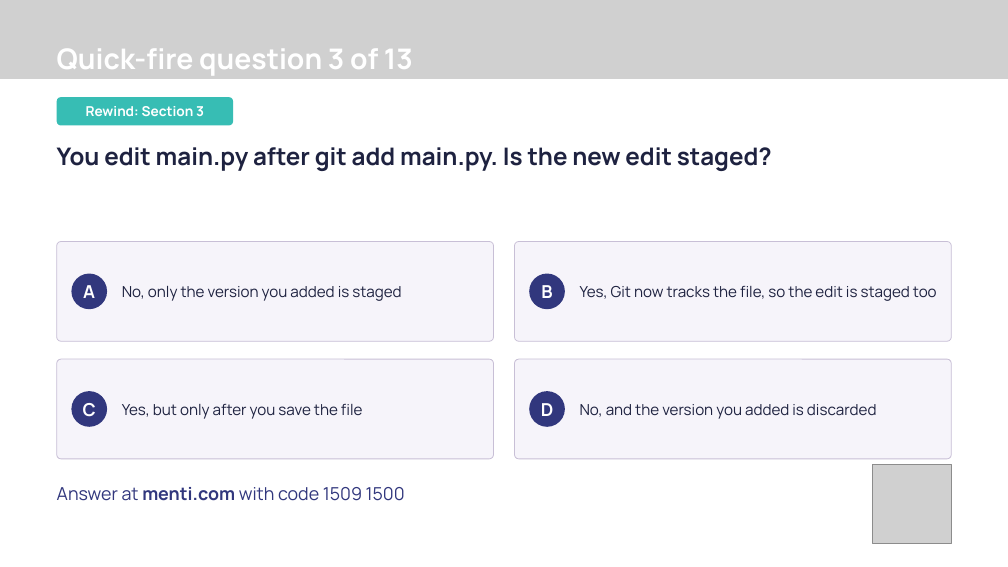
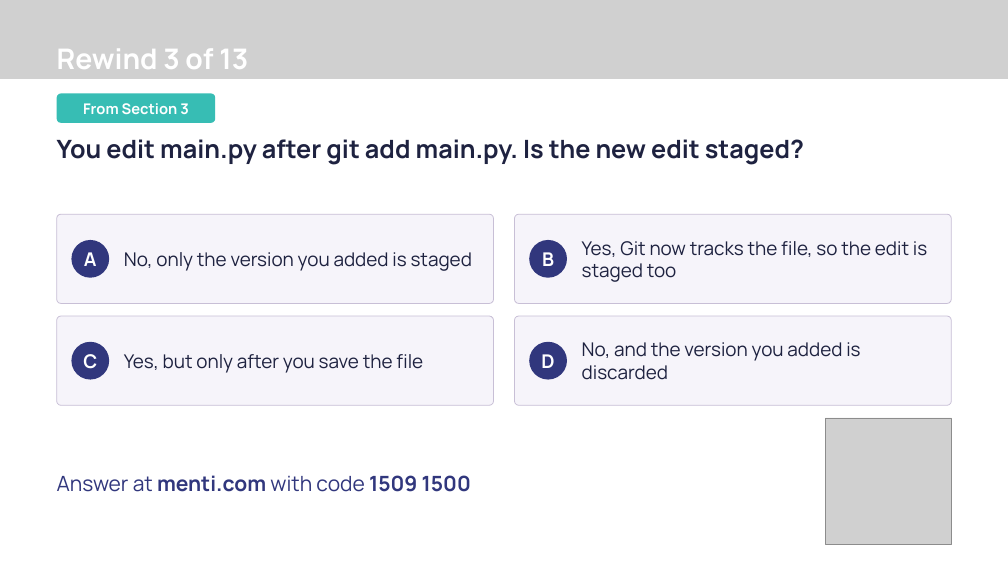
Before and after one commit to Revolution-Data-Platforms/Introduction-to-Git-Workshop, a slide deck: slide 21 of presentation/introduction-to-git-workshop.pptx. Drawn at 1008x567 pixels with LibreOffice and Linux fonts; fonts in the diff are those of the drawing; grey boxes stand for pictures; background and template pictures are left out. Boxes give left, top, right and bottom in pixels: in the first picture for what was removed or moved away, otherwise in the second. Text is boxed around its words. In the diff, an @@ line names an element or a change of style, - is before the commit and + after.

```diff
--- a/presentation/introduction-to-git-workshop.pptx
+++ b/presentation/introduction-to-git-workshop.pptx
@@ text at [57,49,248,69]: text changed @@
-Quick-fire question 3 of 13
+Rewind 3 of 13
@@ rounded rectangle "From Section 3": place and size @@
-rounded rectangle "From Section 3" at [56,97,233,125]
+rounded rectangle "From Section 3" at [56,93,215,122]
@@ text in rounded rectangle at [83,103,189,114]: text changed; size 19.5 to 21 pt @@
-Rewind: Section 3
+From Section 3
@@ text "You edit main.py after git ...": place and size @@
-text "You edit main.py after git ..." at [57,147,772,171]
+text "You edit main.py after git ..." at [57,139,804,165]
@@ text "You edit main.py after git ..." at [57,139,804,165]: size 34.5 to 36 pt @@
@@ rounded rectangle: place and size @@
-rounded rectangle at [56,241,493,341]
+rounded rectangle at [56,214,493,303]
@@ text "No, only the version you ...": place and size @@
-text "No, only the version you ..." at [122,286,401,301]
+text "No, only the version you ..." at [124,252,472,271]
@@ rounded rectangle: place and size @@
-rounded rectangle at [515,241,952,341]
+rounded rectangle at [515,214,952,303]
@@ text "Yes, Git now tracks the ...": place and size @@
-text "Yes, Git now tracks the ..." at [580,286,937,301]
+text "Yes, Git now tracks the ..." at [582,241,927,282]
@@ ellipse "A": place and size @@
-ellipse "A" at [72,274,107,309]
+ellipse "A" at [72,240,109,278]
@@ ellipse "B": place and size @@
-ellipse "B" at [529,274,565,309]
+ellipse "B" at [529,240,567,278]
@@ rounded rectangle: place and size @@
-rounded rectangle at [56,359,493,459]
+rounded rectangle at [56,316,493,405]
@@ text "Yes, but only after you ...": place and size @@
-text "Yes, but only after you ..." at [122,404,363,419]
+text "Yes, but only after you ..." at [124,354,423,373]
@@ proportions changed in 5 elements at [56,214,493,303], [515,214,952,303], [56,93,215,122], [56,316,493,405], [515,316,952,405] @@
@@ rounded rectangle: place and size @@
-rounded rectangle at [515,359,952,459]
+rounded rectangle at [515,316,952,405]
@@ size 21.8 to 27 pt in 4 elements at [124,252,472,271], [582,241,927,282], [124,354,423,373], [582,342,860,380] @@
@@ text "No, and the version you ...": place and size @@
-text "No, and the version you ..." at [580,404,877,419]
+text "No, and the version you ..." at [582,342,860,380]
@@ ellipse "C": place and size @@
-ellipse "C" at [72,391,107,427]
+ellipse "C" at [72,342,109,380]
@@ size 25.5 to 27 pt in 4 elements at [72,240,109,278], [529,240,567,278], [72,342,109,380], [529,342,567,380] @@
@@ ellipse "D": place and size @@
-ellipse "D" at [529,391,565,427]
+ellipse "D" at [529,342,567,380]
@@ picture: place and size @@
-picture at [872,464,951,543]
+picture at [826,418,952,544]
@@ text "Answer at menti.com with code ...": place and size @@
-text "Answer at menti.com with code ..." at [57,487,405,501]
+text "Answer at menti.com with code ..." at [57,475,471,492]
@@ text "Answer at menti.com with code ..." at [57,475,471,492]: size 25.5 to 30 pt; bold on in "1509 1500"; vertical alignment top to middle @@
```
Also in this commit, not shown: 43 other slides changed, 13 other files.
